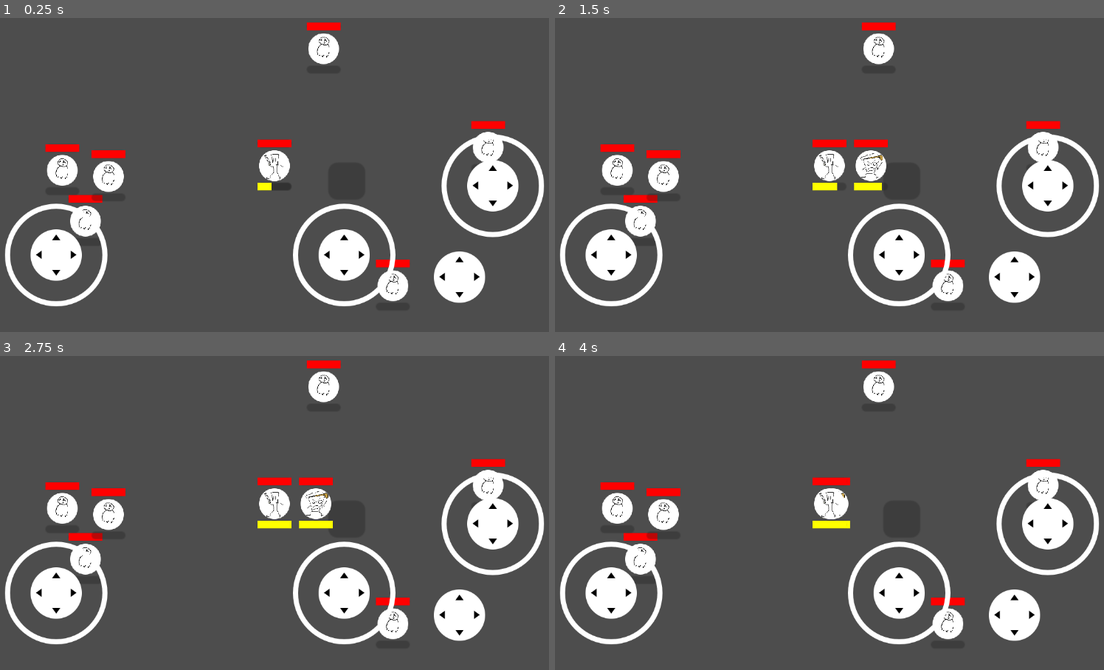
Above: before the commit, frames 1-4 (two rows, left to right).
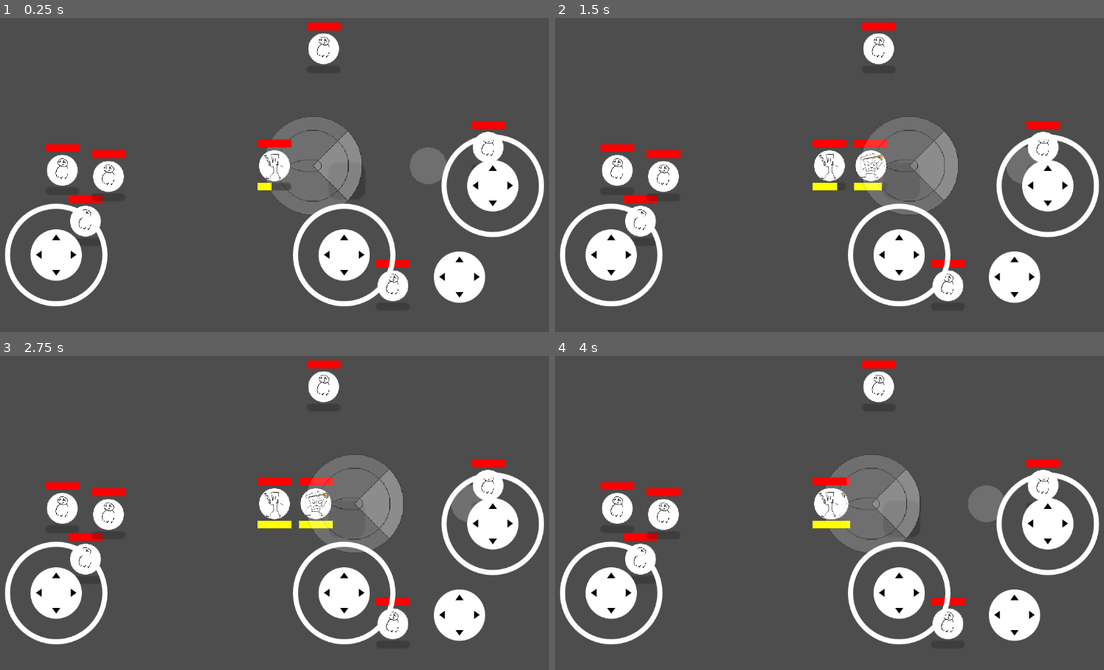
Above: after the commit, the same moments.

Repository: Treidexy/italianfighter
Game: Godot game, scene res://scenes/main.tscn
Same seed, same stepped clock (60 frames per second), same inputs: the game is played once before the commit and once after it.
Inputs (mouse positions are in pixels of both pictures, inside the frame that each line leads up to):
- Up to frame 1 (0.25 s): no input
- Up to frame 2 (1.5 s): tap Enter at 0.5 s; move the mouse to (961, 149) at 0.52 s; hold D (right) 0.53-1.25 s; click (961, 149) at 0.67 s; drag from (708, 181) to (802, 231) at 1.27 s
- Up to frame 3 (2.75 s): tap Space at 2 s; move the mouse to (334, 431) at 2.02 s; hold D (right) from 2.03 s (still down)
- Up to frame 4 (4 s): release D (right) at 2.75 s; tap Enter at 2.75 s; drag from (802, 569) to (653, 453) at 2.77 s; tap Space at 3.5 s; move the mouse to (1005, 553) at 3.52 s; hold Left (left) from 3.53 s (still down)

The runs differ from the first frame. In frame 1, 4.2% of the frame differs, in the area x 48-82%, y 31-63%; in frame 2, 4.1%; in frame 3, 4.1%; in frame 4, 4.1%.

Commit message:
kinda hints

Diff:
--- a/scenes/troops/capu/capu_troop.tscn
+++ b/scenes/troops/capu/capu_troop.tscn
@@ -1,16 +1,20 @@
-[gd_scene load_steps=6 format=3 uid="uid://bobaid84s3dpw"]
+[gd_scene load_steps=8 format=3 uid="uid://bobaid84s3dpw"]
 
 [ext_resource type="Script" uid="uid://b512w8g2gj5nl" path="res://scripts/troops/capu/capu_troop.gd" id="1_pngg7"]
 [ext_resource type="Resource" uid="uid://vpkrhyjylyct" path="res://stats/capu/capu_norm.tres" id="2_d5wf6"]
 [ext_resource type="PackedScene" uid="uid://dw6selja8rroc" path="res://scenes/troops/troop_ui.tscn" id="4_6h6eu"]
 [ext_resource type="Texture2D" uid="uid://dk740qg7nxwtw" path="res://assets/troops/capu/capu.png" id="5_pngg7"]
+[ext_resource type="Texture2D" uid="uid://0m8v7e6mcb8v" path="res://assets/troops/capu/capu_slash.png" id="5_wuisp"]
+[ext_resource type="Texture2D" uid="uid://d27d4fmny001g" path="res://assets/circle.png" id="6_wuisp"]
 
 [sub_resource type="CircleShape2D" id="CircleShape2D_yk7wj"]
 
-[node name="CapuTroop" type="CharacterBody2D" node_paths=PackedStringArray("UI")]
+[node name="CapuTroop" type="CharacterBody2D" node_paths=PackedStringArray("MAIN_HINT", "SUPER_HINT", "UI")]
 collision_mask = 6
 motion_mode = 1
 script = ExtResource("1_pngg7")
+MAIN_HINT = NodePath("MainHint")
+SUPER_HINT = NodePath("SuperHint")
 NORMAL_STAT = ExtResource("2_d5wf6")
 HYPER_STAT = ExtResource("2_d5wf6")
 UI = NodePath("TroopUi")
@@ -25,3 +29,24 @@
 position = Vector2(0, 1.19209e-07)
 scale = Vector2(0.20625, 0.207813)
 texture = ExtResource("5_pngg7")
+
+[node name="MainHint" type="Node2D" parent="."]
+
+[node name="CapuSlash" type="Sprite2D" parent="MainHint"]
+modulate = Color(1, 1, 1, 0.196078)
+rotation = 1.5708
+scale = Vector2(0.4, 0.4)
+texture = ExtResource("5_wuisp")
+
+[node name="CapuSlash2" type="Sprite2D" parent="MainHint"]
+modulate = Color(1, 1, 1, 0.196078)
+rotation = -1.5708
+scale = Vector2(0.4, -0.4)
+texture = ExtResource("5_wuisp")
+
+[node name="SuperHint" type="Node2D" parent="."]
+
+[node name="Sprite2D" type="Sprite2D" parent="SuperHint"]
+modulate = Color(1, 1, 1, 0.196078)
+scale = Vector2(0.3, 0.3)
+texture = ExtResource("6_wuisp")
--- a/scripts/troops/capu/capu_troop.gd
+++ b/scripts/troops/capu/capu_troop.gd
@@ -2,6 +2,15 @@
 extends Troop
 
 @export var SLASH: PackedScene = preload("res://scenes/troops/capu/capu_slash.tscn");
+@export var MAIN_HINT: Node2D;
+@export var SUPER_HINT: Node2D;
+
+func _physics_process(delta: float) -> void:
+	super(delta);
+	var stat := stat as CapuStat;
+	MAIN_HINT.position = weighted_dir * stat.DASH_DIST;
+	MAIN_HINT.rotation = dir.angle();
+	SUPER_HINT.position = weighted_dir * stat.JUMP_DIST;
 
 func slash():
 	var proj1: CapuSlash = SLASH.instantiate();
@@ -27,7 +36,7 @@
 	var stat := stat as CapuStat;
 	var action = CapuDashAction.new();
 	action.VICTIM = self;
-	action.dist = stat.DASH_DIST;
+	action.dist = weighted_dir.length() * stat.DASH_DIST;
 	action.velocity = dir * stat.DASH_SPEED;
 	get_tree().current_scene.add_child(action);
 
@@ -37,6 +46,6 @@
 	var stat := stat as CapuStat;
 	var action = CapuJumpAction.new();
 	action.VICTIM = self;
-	action.dest = position + dir * stat.JUMP_DIST;
+	action.dest = position + weighted_dir * stat.JUMP_DIST;
 	action.duration = stat.JUMP_DURATION;
 	get_tree().current_scene.add_child(action);
--- a/scripts/troops/troop.gd
+++ b/scripts/troops/troop.gd
@@ -52,8 +52,12 @@
 	hp -= gluon.damage;
 	if hp <= 0:
 		die();
-func die():
-	pass
+func die(): pass
+
+###
+
+func show_hint(): pass
+func hide_hint(): pass
 
 ###
 
